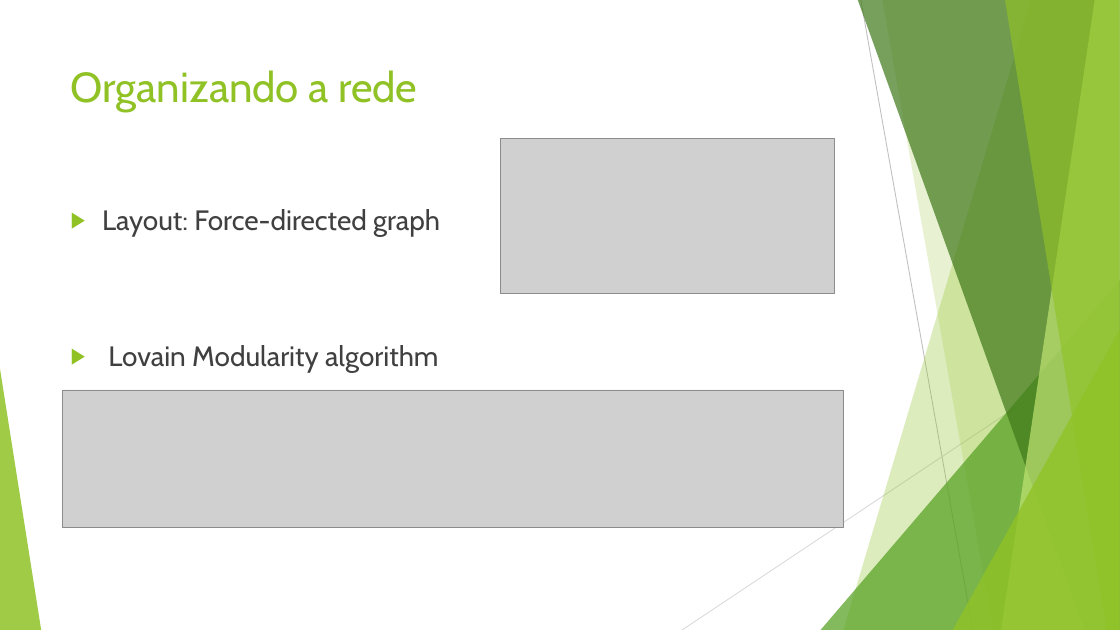
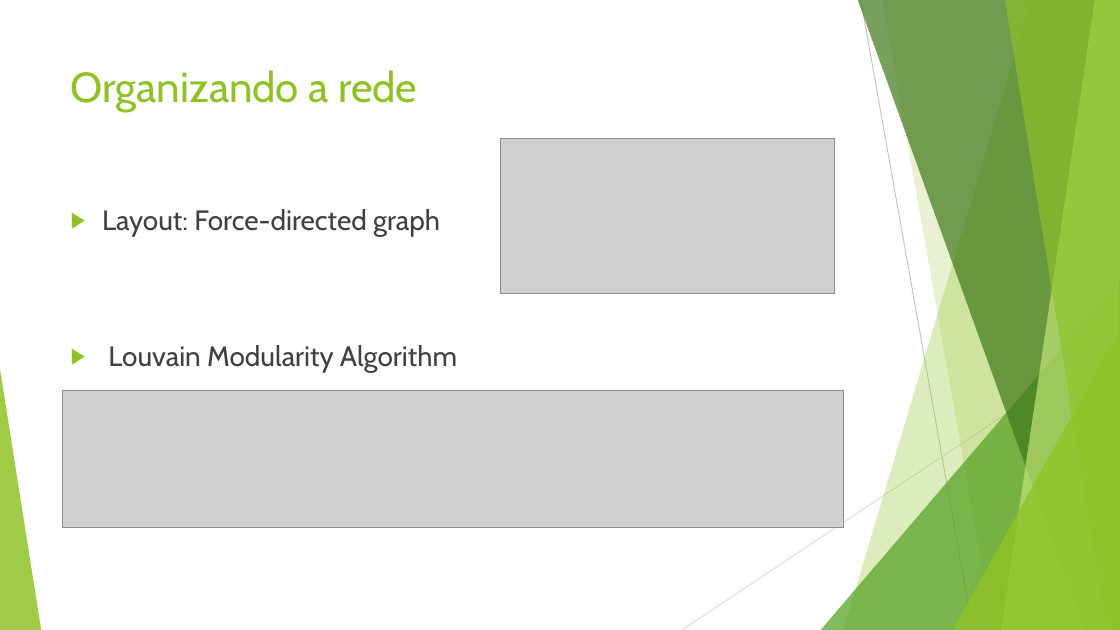
Before and after one commit to macio-matheus/analysis-geospatial-data, a slide deck: slide 9 of docs/Foursquare’s Network Analyse.pptx. Drawn at 1120x630 pixels with LibreOffice and Linux fonts; fonts in the diff are those of the drawing; grey boxes stand for pictures. Boxes give left, top, right and bottom in pixels: in the first picture for what was removed or moved away, otherwise in the second. Text is boxed around its words. In the diff, an @@ line names an element or a change of style, - is before the commit and + after.

```diff
--- a/docs/Foursquare’s Network Analyse.pptx
+++ b/docs/Foursquare’s Network Analyse.pptx
@@ text at bbox=[108, 345, 457, 372]: text changed @@
-▶ Lovain Modularity algorithm
+▶ Louvain Modularity Algorithm
```
Also in this commit, not shown: 10 other slides changed, 1 slide added.
